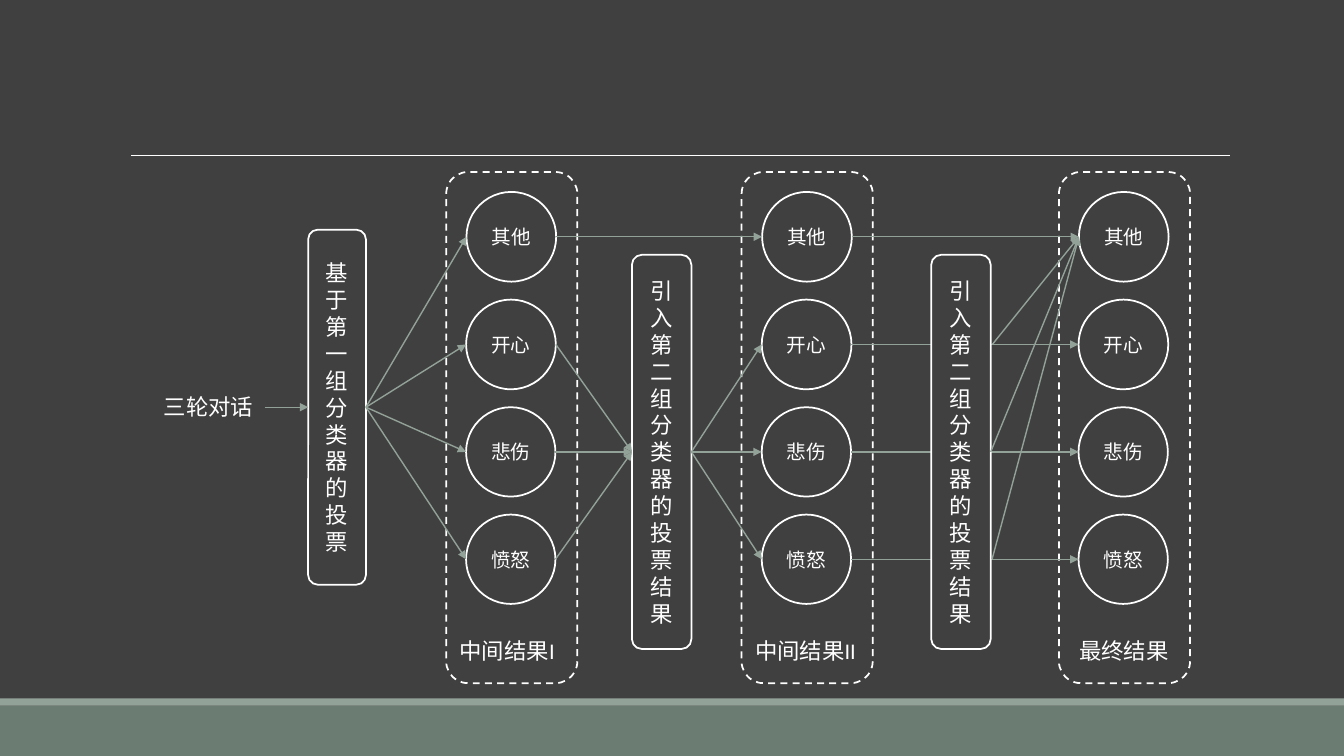
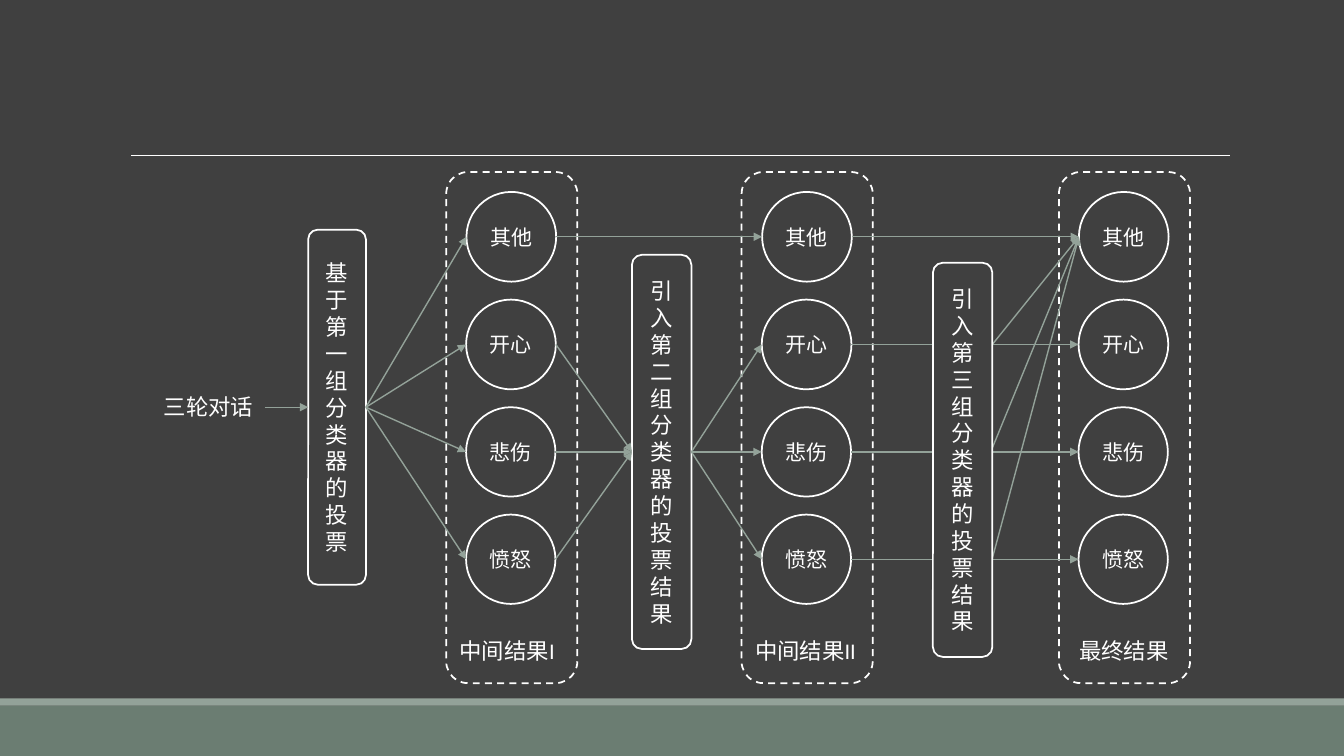
Before and after one commit to liangxh/grad2019, a slide deck: slide 28 of 计研163_梁锡豪_2016211014_基于多步決策的情感识别.pptx (slide 23 before the commit). Drawn at 1344x756 pixels with LibreOffice and Linux fonts; fonts in the diff are those of the drawing. Boxes give left, top, right and bottom in pixels: in the first picture for what was removed or moved away, otherwise in the second. Text is boxed around its words. In the diff, an @@ line names an element or a change of style, - is before the commit and + after.

```diff
--- a/计研163_梁锡豪_2016211014_基于多步決策的情感识别.pptx
+++ b/计研163_梁锡豪_2016211014_基于多步決策的情感识别.pptx
@@ rounded rectangle "引入第三组分类器的投票结果": place and size @@
-rounded rectangle "引入第三组分类器的投票结果" at [932, 255, 991, 649]
+rounded rectangle "引入第三组分类器的投票结果" at [934, 263, 993, 657]
@@ text in rounded rectangle at [951, 288, 973, 631]: text changed @@
-引入第二组分类器的投票结果
+引入第三组分类器的投票结果
@@ size 14 to 15 pt in 12 elements at [467, 192, 557, 281], [466, 299, 556, 389], [466, 407, 556, 497], [466, 515, 556, 605], [762, 192, 852, 281], [762, 299, 852, 389], [762, 407, 852, 497], [762, 515, 852, 605], [1079, 192, 1169, 281], [1079, 299, 1169, 389], [1079, 407, 1169, 497], [1079, 515, 1169, 605] @@
```
Also in this commit, not shown: 5 other slides changed, 10 slides added, 2 slides removed, 4 other files.
